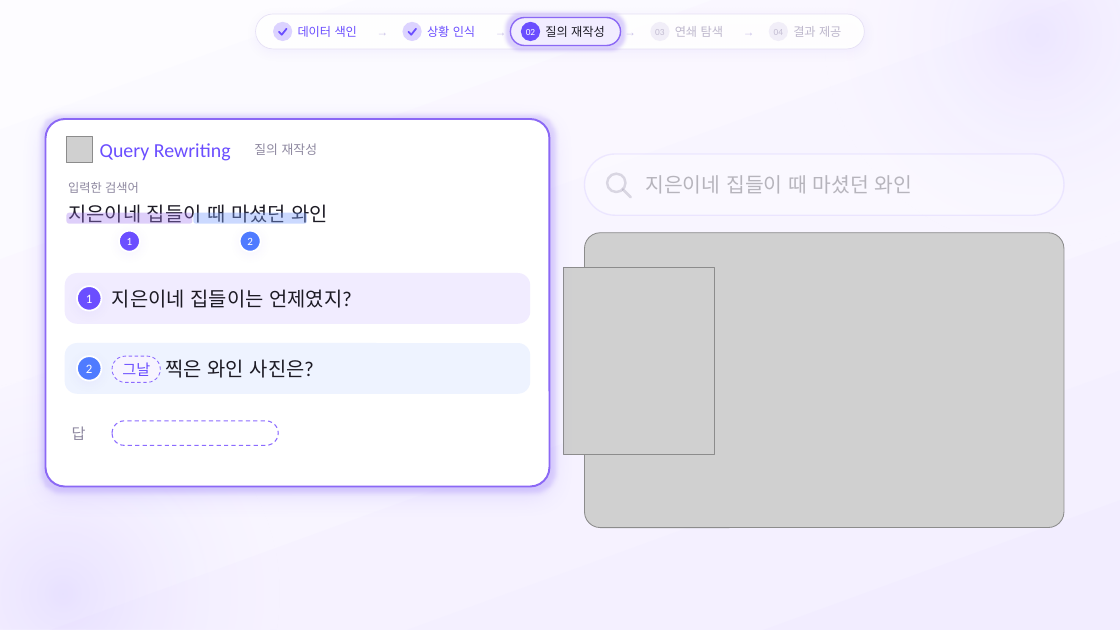
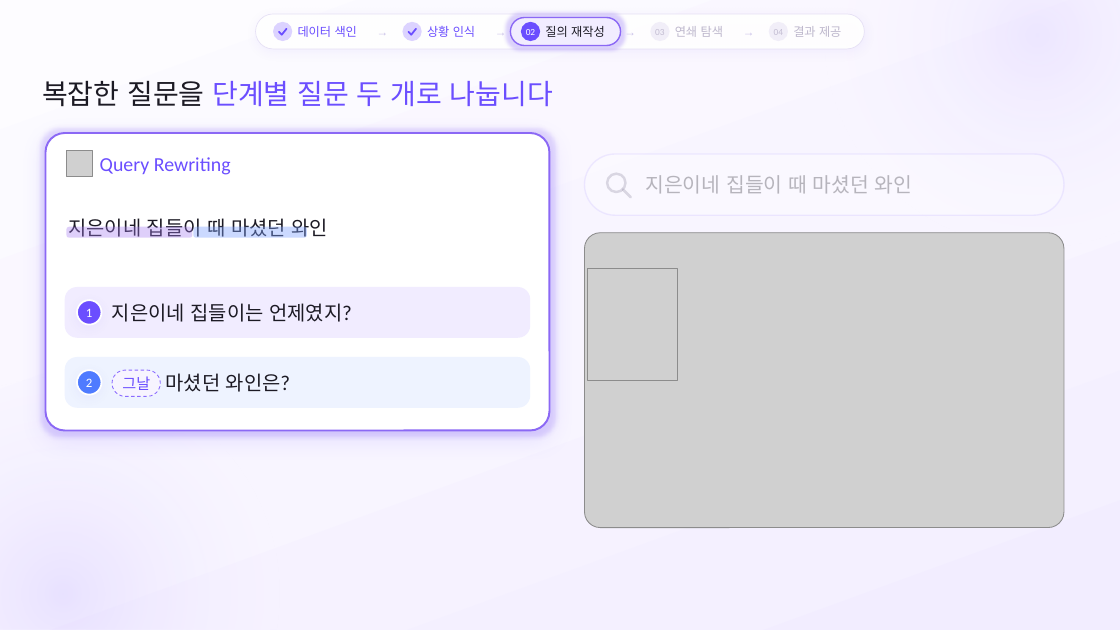
Before and after one commit to SB-Jo/t3, a slide deck: slide 14 of weave/결선준비/09_HowItWorks/HowItWorks_Argon.pptx. Drawn at 1120x630 pixels with LibreOffice and Linux fonts; fonts in the diff are those of the drawing; grey boxes stand for pictures. Boxes give left, top, right and bottom in pixels: in the first picture for what was removed or moved away, otherwise in the second. Text is boxed around its words. In the diff, an @@ line names an element or a change of style, - is before the commit and + after.

```diff
--- a/weave/결선준비/09_HowItWorks/HowItWorks_Argon.pptx
+++ b/weave/결선준비/09_HowItWorks/HowItWorks_Argon.pptx
@@ text added at [42,81,553,107], 24 pt, text #6B4EFF @@
+복잡한 질문을 단계별 질문 두 개로 나눕니다
@@ rounded rectangle: place and size @@
-rounded rectangle at [45,119,549,487]
+rounded rectangle at [45,133,549,430]
@@ rounded rectangle at [45,133,549,430]: proportions changed @@
@@ text removed at [254,143,317,155] @@
-질의 재작성
@@ text removed at [68,182,139,193] @@
-입력한 검색어
@@ ellipse removed at [119,231,140,252] @@
@@ text removed at [127,238,133,245] @@
-1
@@ ellipse removed at [239,231,260,252] @@
@@ text removed at [247,238,253,245] @@
-2
@@ picture: place and size @@
-picture at [564,267,714,455]
+picture at [587,268,677,380]
@@ 6 texts, 5 rounded rectangles, 2 ellipses, 1 picture: place and size @@
-6 texts, 5 rounded rectangles, 2 ellipses, 1 picture at [65,136,530,393]
+6 texts, 5 rounded rectangles, 2 ellipses, 1 picture at [65,150,530,408]
@@ text at [166,373,290,392]: text changed @@
-찍은 와인 사진은?
+마셨던 와인은?
@@ text removed at [72,426,86,440] @@
-답
@@ rounded rectangle removed at [112,421,278,445] @@
```
Also in this commit, not shown: 27 other slides changed, 31 other files.
